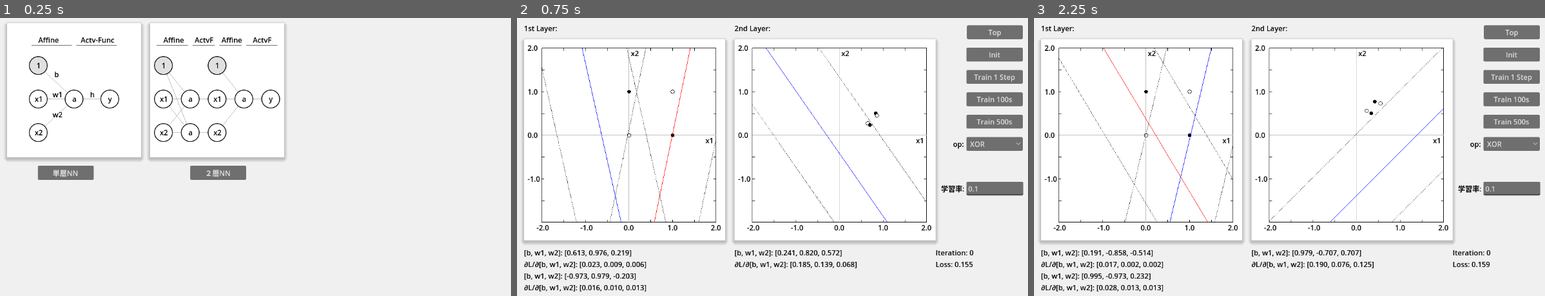
Above: before the commit, frames 1-3 (left to right).
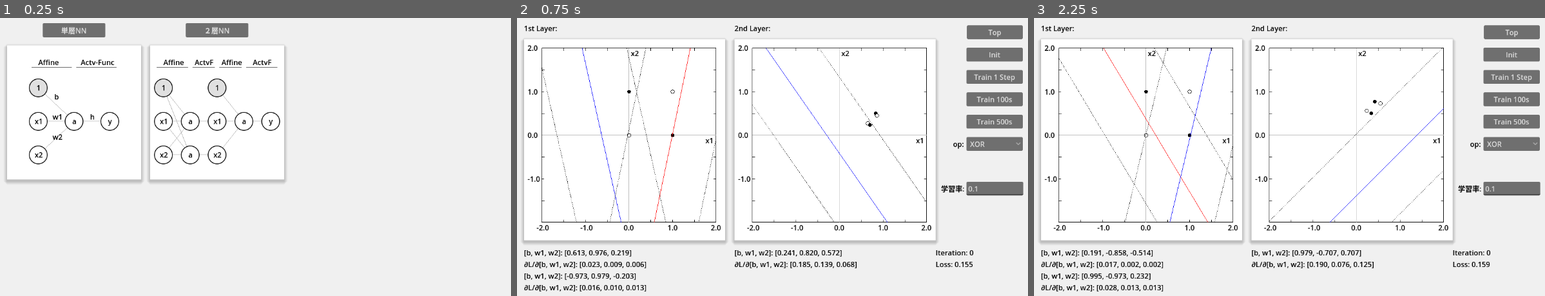
Above: after the commit, the same moments.

Repository: vivisuke/VisualFCL
Game: Godot game, scene res://top_scene.tscn
The game is run twice, just before and just after one commit, with the same random seed, the same clock (stepped at 60 frames per second) and the same inputs.
Inputs:
- Up to frame 1 (0.25 s): no input
- Up to frame 2 (0.75 s): click "単層NN" at 0.5 s
- Up to frame 3 (2.25 s): click "Top" at 1.25 s; click "２層NN" at 2 s

The runs differ from the first frame. In frame 1, 7.8% of the frame differs, in the area x 1-56%, y 1-60%; in frame 2, nothing differs; in frame 3, nothing differs.

Commit message:
0056 ◎ C 06/20 06/20 0.003│ToDo│トップシーン：単層・２層NNボタンを図の上部に移動

Diff:
--- a/VisualFCL/top_scene.tscn
+++ b/VisualFCL/top_scene.tscn
@@ -13,31 +13,31 @@
 color = Color(0.941176, 0.941176, 0.941176, 1)
 
 [node name="SingleLayerNNButton" type="Button" parent="."]
-offset_left = 89.0
-offset_top = 339.0
-offset_right = 214.0
-offset_bottom = 370.0
+offset_left = 100.0
+offset_top = 20.0
+offset_right = 240.0
+offset_bottom = 51.0
 text = "単層NN"
 
 [node name="TwoLayerNNButton" type="Button" parent="."]
-offset_left = 430.0
-offset_top = 339.0
-offset_right = 555.0
-offset_bottom = 370.0
+offset_left = 420.0
+offset_top = 20.0
+offset_right = 560.0
+offset_bottom = 51.0
 text = "２層NN"
 
 [node name="SingleLayerRect" type="ColorRect" parent="."]
 offset_left = 20.0
-offset_top = 20.0
+offset_top = 70.0
 offset_right = 320.0
-offset_bottom = 320.0
+offset_bottom = 370.0
 script = ExtResource("2_v6wdx")
 
 [node name="DoubleLayerRect" type="ColorRect" parent="."]
 offset_left = 340.0
-offset_top = 20.0
+offset_top = 70.0
 offset_right = 640.0
-offset_bottom = 320.0
+offset_bottom = 370.0
 script = ExtResource("3_xv4wc")
 
 [node name="BlackFontLabel" type="Label" parent="."]
Not shown, changed: VisualFCL.spr
